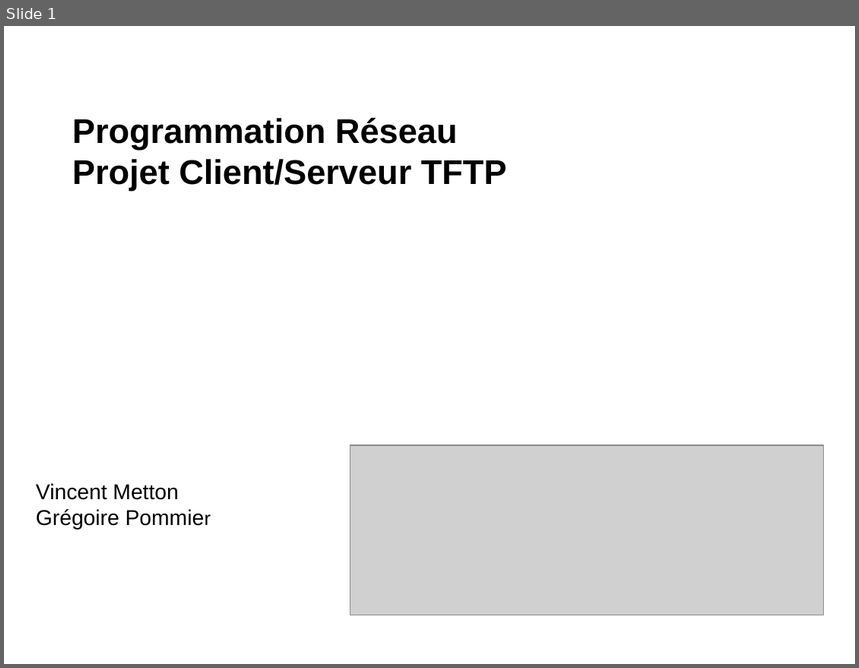
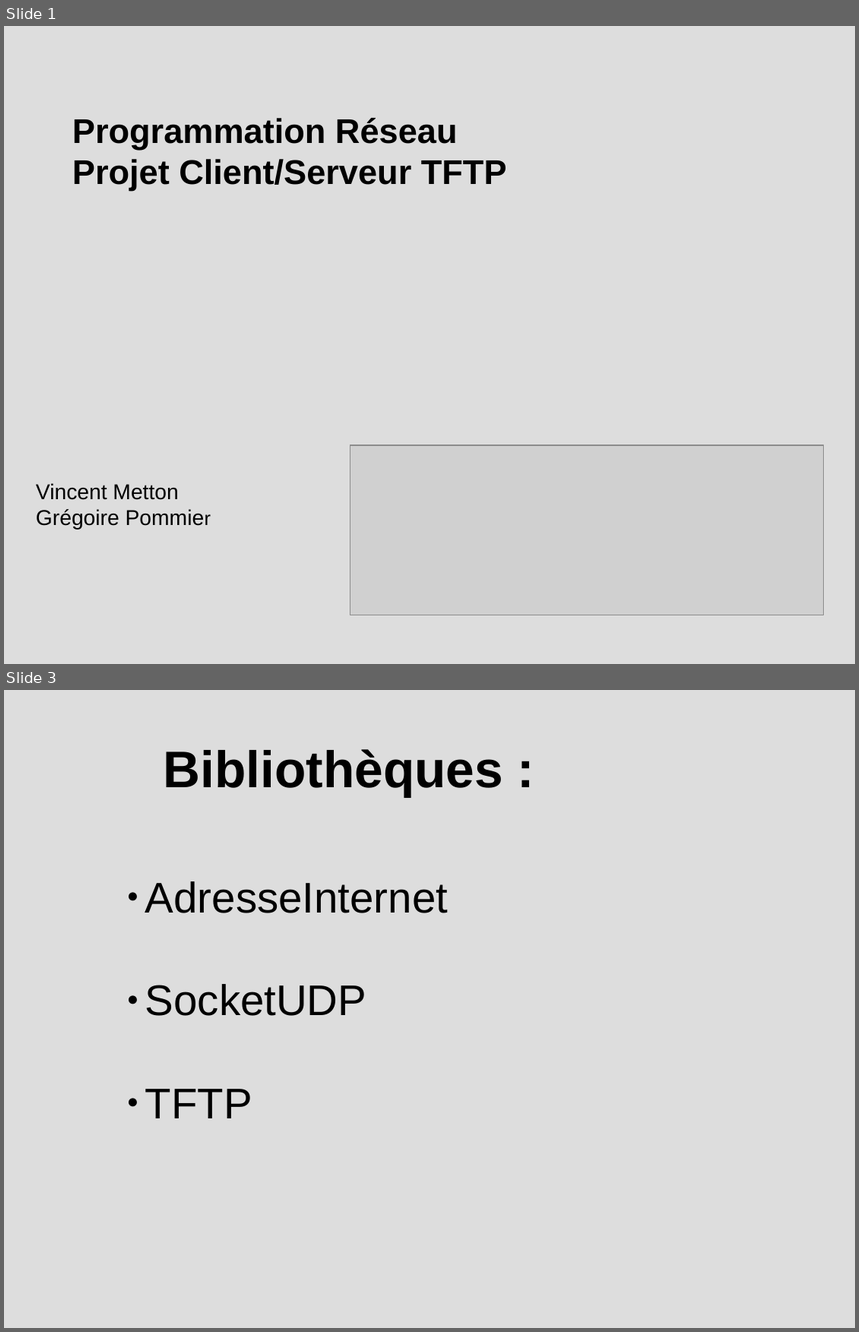
Before and after one commit to DaVinciLord/tftp, a slide deck: presentation.odp. Shown one above the other, each under a label of ours: slide 1 before the commit, slides 1 and 3 after it; the slides between them are not shown. The pictures are 859x668 and 859x1332 pixels, drawn with LibreOffice and Linux fonts; fonts in the diff are those of the drawing; grey boxes stand for pictures. Boxes give left, top, right and bottom in pixels: in the first picture for what was removed or moved away, otherwise in the second. Text is boxed around its words. In the diff, an @@ line names an element or a change of style, - is before the commit and + after.

```diff
--- a/presentation.odp
+++ b/presentation.odp
@@ slide 3 added at (x1=4, y1=690, x2=855, y2=1328), background #DDDDDD @@
@@ text added at (x1=164, y1=749, x2=503, y2=797), 48 pt, text #000000, bold @@
+Bibliothèques :
@@ text added at (x1=145, y1=882, x2=448, y2=1119), 40 pt, text #000000 @@
+● AdresseInternet
+● SocketUDP
+● TFTP
@@ slide 1 changed as well @@
@@ background #FFFFFF to #DDDDDD @@
```
Also in this commit, not shown: 4 other slides added, 4 slides removed, 12 other files.
